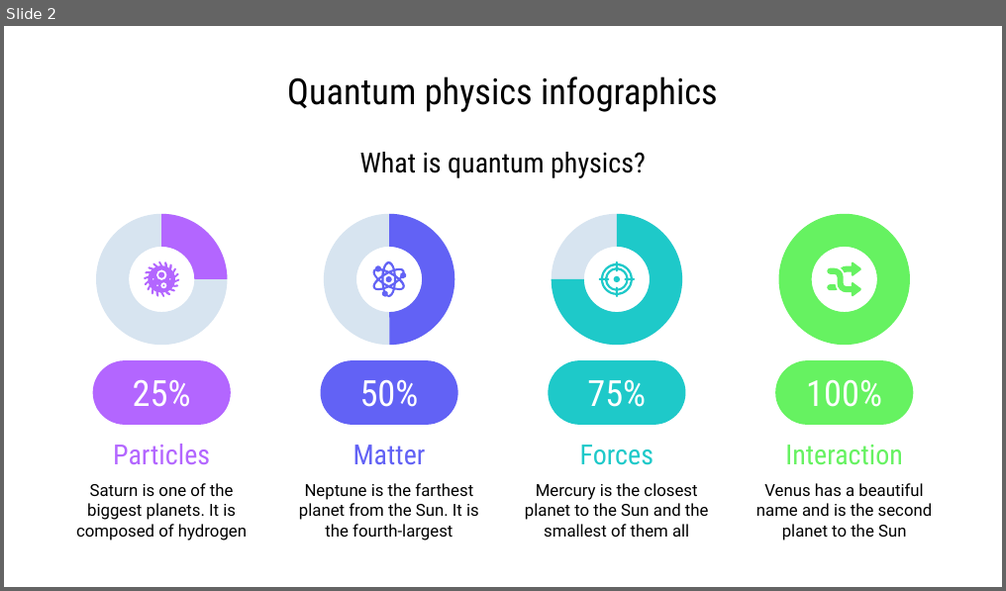
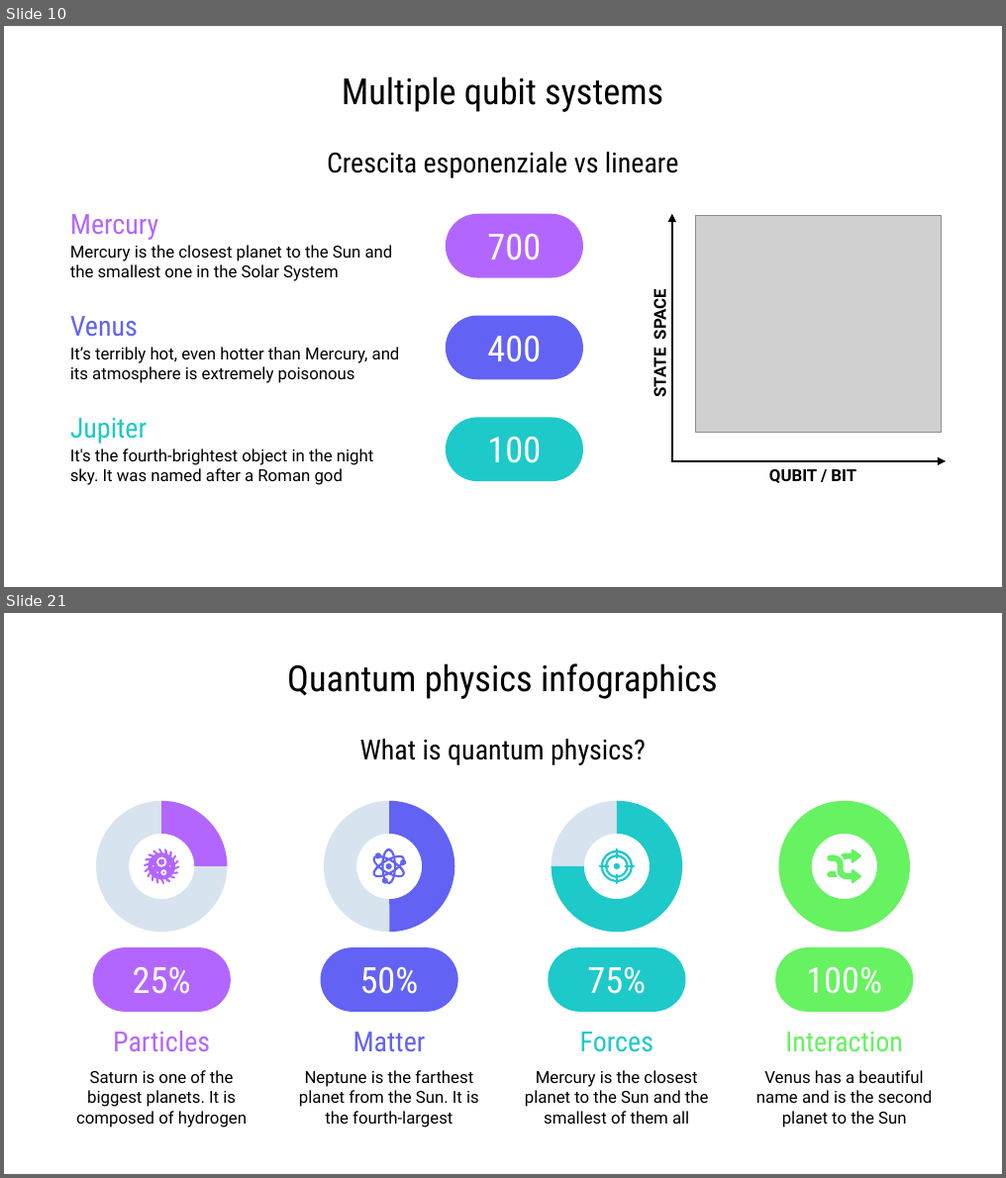
Before and after one commit to Moriarty2002/quantum-information, a slide deck: docs/elaborato.pptx. Shown one above the other, each under a label of ours: slide 2 before the commit, slides 10 and 21 after it; the slides between them are not shown. The pictures are 1006x591 and 1006x1178 pixels, drawn with LibreOffice and Linux fonts; fonts in the diff are those of the drawing; grey boxes stand for pictures. Boxes give left, top, right and bottom in pixels: in the first picture for what was removed or moved away, otherwise in the second. Text is boxed around its words. In the diff, an @@ line names an element or a change of style, - is before the commit and + after.

```diff
--- a/docs/elaborato.pptx
+++ b/docs/elaborato.pptx
@@ slide 10 added at [4,26,1002,587], background #FFFFFF @@
@@ title added at [342,76,663,112], 26 pt, text #000000 @@
+Multiple qubit systems
@@ text added at [327,152,678,178], 20 pt, text #000000 @@
+Crescita esponenziale vs lineare
@@ text added at [70,214,159,240], 20 pt, text #B366FF @@
+Mercury
@@ rounded rectangle added at [446,214,583,277], fill #B366FF, 26 pt, text #FFFFFF @@
+700
@@ arrow added from (671, 462) to (671, 214), #000000 1.5 pt @@
@@ picture added at [696,216,942,432] @@
@@ text added at [70,245,393,281], 12 pt, text #000000 @@
+Mercury is the closest planet to the Sun and the smallest one in the Solar System
@@ text added at [70,316,138,337], 20 pt, text #6262F5 @@
+Venus
@@ rounded rectangle added at [446,315,583,379], fill #6262F5, 26 pt, text #FFFFFF @@
+400
@@ text added at [648,294,670,396], 12 pt, text #000000, bold @@
+STATE SPACE
@@ text added at [70,347,400,383], 12 pt, text #000000 @@
+It’s terribly hot, even hotter than Mercury, and its atmosphere is extremely poisonous
@@ text added at [70,418,147,444], 20 pt, text #1EC9C9 @@
+Jupiter
@@ rounded rectangle added at [446,417,583,481], fill #1EC9C9, 26 pt, text #FFFFFF @@
+100
@@ text added at [70,449,373,485], 12 pt, text #000000 @@
+It's the fourth-brightest object in the night sky. It was named after a Roman god
@@ arrow added from (672, 461) to (946, 461), #000000 1.5 pt @@
@@ text added at [769,470,856,483], 12 pt, text #000000, bold @@
+QUBIT / BIT
@@ what was slide 2 is now slide 21 @@
```
Also in this commit, not shown: 2 slides changed, 18 other slides added, 1 other file.
